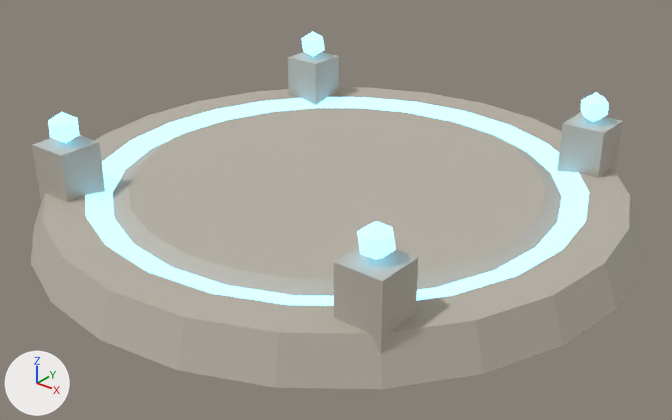
What one commit did to the Blender file art/source/checkpoint_pad.blend.
Before and after are seen from a 50 mm camera at (1.689, -2.114, 1.313) aimed at (0.043, -0.057, 0.038). The axes (+X, +Y, +Z) are drawn at lower left. The lights are the same throughout. The picture after the commit comes second.

Objects in the first picture: 'CheckpointPad'.
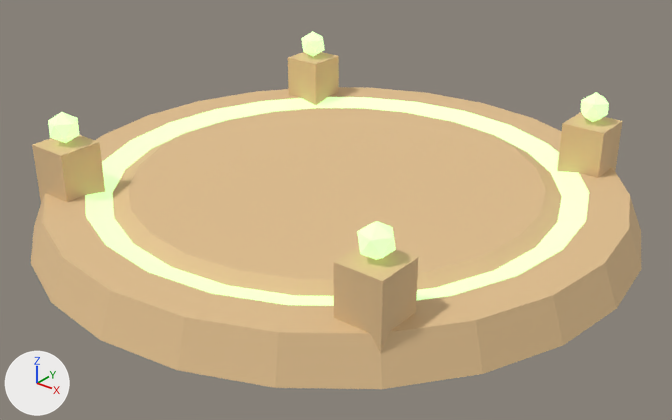
Changed parts and their boxes (x1, y1, x2, y2) in the pictures (672 x 420 px):
'CheckpointPad', recoloured, surface changed (grey to beige): (31, 32, 642, 389) in both

The edits, one by one:
Material 'PadStone' (mat_padstone) changes colour from grey #b8b2a6 to beige #e2c08f; in linear values from (0.479, 0.445, 0.381) to (0.761, 0.527, 0.275).
Material 'PadGlow' (mat_padglow) changes colour from blue #7fd4ff to green #b6e59a; in linear values from (0.212, 0.658, 1.0) to (0.468, 0.784, 0.323).
In material 'PadGlow' (mat_padglow), emission_color goes from (0.212, 0.658, 1.0) (blue #7fd4ff) to (0.468, 0.784, 0.323) (green #b6e59a).
In material 'PadGlow' (mat_padglow), emission_strength goes from 2.5 to 1.2.
